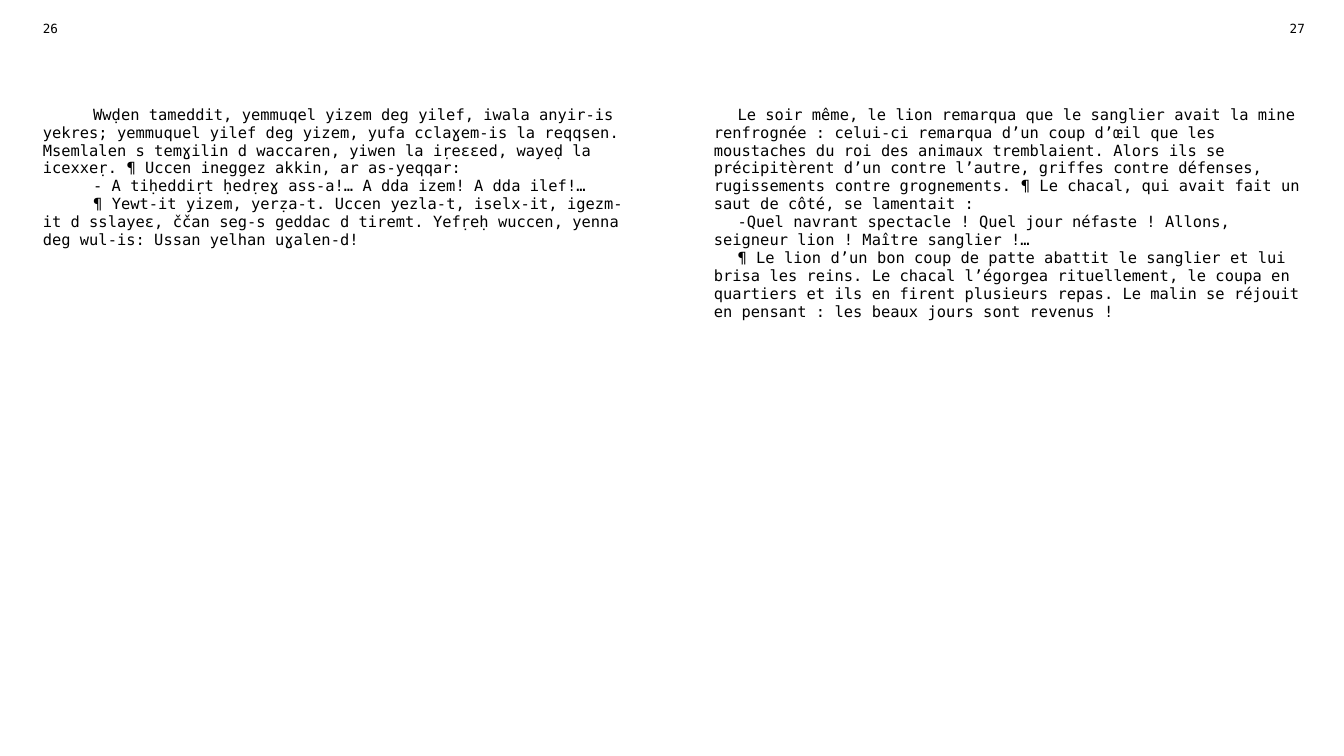
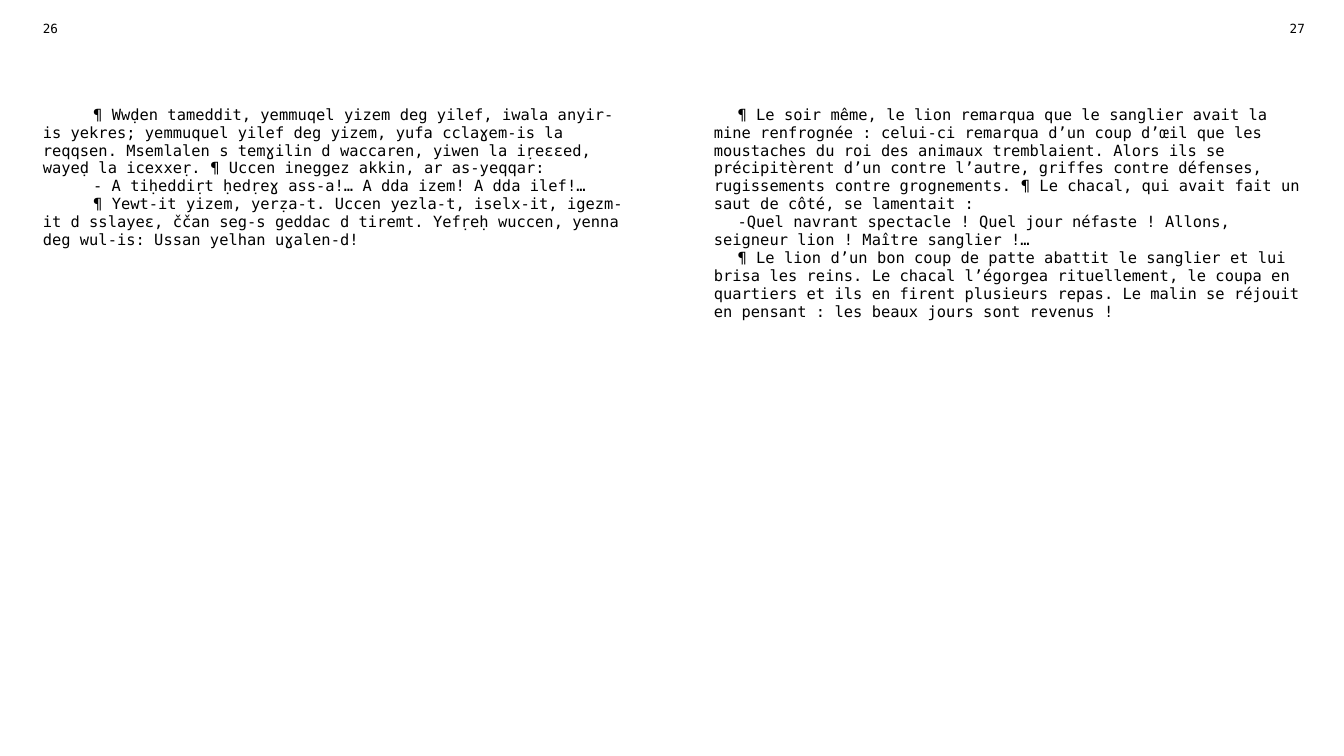
Before and after one commit to sferhah/tamacahut_n_wuccen, a slide deck: slide 9 of Uccen.ConsoleApp/uccen.pptx. Drawn at 1344x756 pixels with LibreOffice and Linux fonts; fonts in the diff are those of the drawing. Boxes give left, top, right and bottom in pixels: in the first picture for what was removed or moved away, otherwise in the second. Text is boxed around its words. In the diff, an @@ line names an element or a change of style, - is before the commit and + after.

```diff
--- a/Uccen.ConsoleApp/uccen.pptx
+++ b/Uccen.ConsoleApp/uccen.pptx
@@ table at [32,16,1315,729] @@
-row 3, column 1: Wwḍen tameddit, yemmuqel yizem deg yilef, iwala anyir-is yekres; yemmuquel yilef deg yizem, yufa cclaɣem-is la reqqsen. Msemlalen s temɣilin d waccaren, yiwen la iṛeɛɛed, wayeḍ la icexxeṛ. ¶ Uccen ineggez akkin, ar as-yeqqar: / - A tiḥeddiṛt ḥedṛeɣ ass-a!… A dda izem! A dda ilef!… / ¶ Yewt-it yizem, yerẓa-t. Uccen yezla-t, iselx-it, igezm-it d sslayeɛ, ččan seg-s geddac d tiremt. Yefṛeḥ wuccen, yenna deg wul-is: Ussan yelhan uɣalen-d!
+row 3, column 1: ¶ Wwḍen tameddit, yemmuqel yizem deg yilef, iwala anyir-is yekres; yemmuquel yilef deg yizem, yufa cclaɣem-is la reqqsen. Msemlalen s temɣilin d waccaren, yiwen la iṛeɛɛed, wayeḍ la icexxeṛ. ¶ Uccen ineggez akkin, ar as-yeqqar: / - A tiḥeddiṛt ḥedṛeɣ ass-a!… A dda izem! A dda ilef!… / ¶ Yewt-it yizem, yerẓa-t. Uccen yezla-t, iselx-it, igezm-it d sslayeɛ, ččan seg-s geddac d tiremt. Yefṛeḥ wuccen, yenna deg wul-is: Ussan yelhan uɣalen-d!
-row 3, column 3: Le soir même, le lion remarqua que le sanglier avait la mine renfrognée : celui-ci remarqua d’un coup d’œil que les moustaches du roi des animaux tremblaient. Alors ils se précipitèrent d’un contre l’autre, griffes contre défenses, rugissements contre grognements. ¶ Le chacal, qui avait fait un saut de côté, se lamentait : / -Quel navrant spectacle ! Quel jour néfaste ! Allons, seigneur lion ! Maître sanglier !… / ¶ Le lion d’un bon coup de patte abattit le sanglier et lui brisa les reins. Le chacal l’égorgea rituellement, le coupa en quartiers et ils en firent plusieurs repas. Le malin se réjouit en pensant : les beaux jours sont revenus !
+row 3, column 3: ¶ Le soir même, le lion remarqua que le sanglier avait la mine renfrognée : celui-ci remarqua d’un coup d’œil que les moustaches du roi des animaux tremblaient. Alors ils se précipitèrent d’un contre l’autre, griffes contre défenses, rugissements contre grognements. ¶ Le chacal, qui avait fait un saut de côté, se lamentait : / -Quel navrant spectacle ! Quel jour néfaste ! Allons, seigneur lion ! Maître sanglier !… / ¶ Le lion d’un bon coup de patte abattit le sanglier et lui brisa les reins. Le chacal l’égorgea rituellement, le coupa en quartiers et ils en firent plusieurs repas. Le malin se réjouit en pensant : les beaux jours sont revenus !
```
Also in this commit, not shown: 14 other slides changed, 3 other files.
